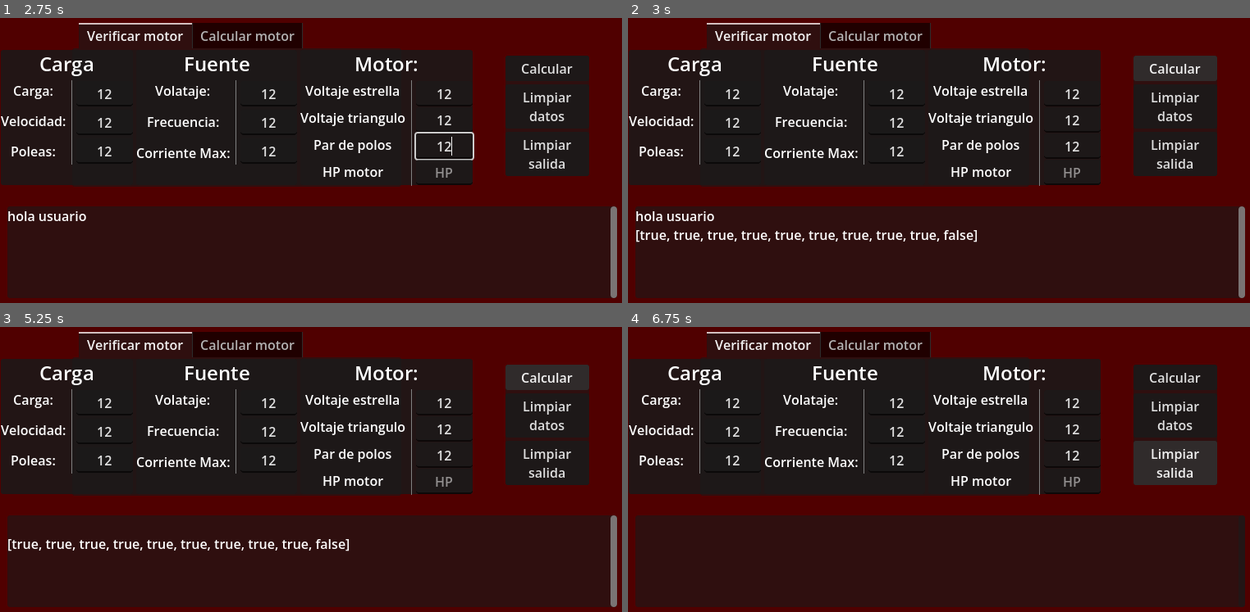
Above: before the commit, frames 1-4 (two rows, left to right).
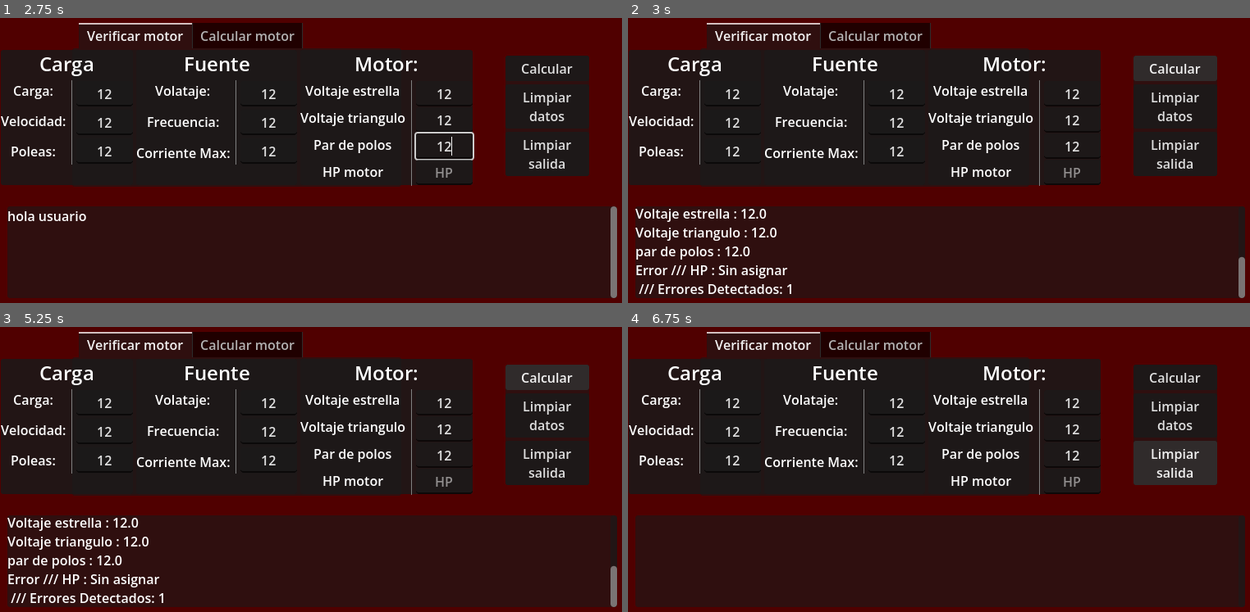
Above: after the commit, the same moments.

Repository: Red-Fox360/Proyecto-calculadora_motor
Game: Godot game, scene res://motor_trifasico.tscn
Same seed, same stepped clock (60 frames per second), same inputs: the game is played once before the commit and once after it.
Inputs (mouse positions are in pixels of both pictures, inside the frame that each line leads up to):
- Up to frame 1 (2.75 s): click (105, 94) at 0.52 s; type "12" at 0.6 s; click (105, 123) at 0.75 s; type "12" at 0.83 s; click (105, 151) at 0.98 s; type "12" at 1.07 s; click (267, 94) at 1.27 s; type "12" at 1.35 s; click (267, 123) at 1.5 s; type "12" at 1.58 s; click (267, 151) at 1.73 s; type "12" at 1.82 s; click (441, 94) at 2.02 s; type "12" at 2.1 s; click (441, 120) at 2.25 s; type "12" at 2.33 s; click (441, 146) at 2.48 s; type "12" at 2.57 s
- Up to frame 2 (3 s): click "Calcular" at 2.75 s
- Up to frame 3 (5.25 s): click "Limpiar datos" at 3.5 s; click "Limpiar salida" at 4.25 s; click "Calcular" at 5 s
- Up to frame 4 (6.75 s): click "Limpiar datos" at 5.75 s; click "Limpiar salida" at 6.5 s

Frame 1 is identical in both runs. In frame 2, 2.6% of the frame differs, in the area x 1-100%, y 66-97%; in frame 3, 2.5%; in frame 4, nothing differs.

Commit message:
14/11/2026: fix code motor_trifasico.gd

Diff:
--- a/motor_trifasico.gd
+++ b/motor_trifasico.gd
@@ -2,9 +2,16 @@
 
 @export var Salida_texto:RichTextLabel
 @export var Selection_tab:TabContainer
+var errores: int = 0
+
+@onready var Verificar_texto_1:Dictionary = {"Carga":Carga, "Velocidad":Velocidad,
+	"Poelas":Poleas, "Voltaje":Voltaje, "Frecuencia":Frecuencia,
+	"Corriente":Corriente, "Voltaje estrella":Voltaje_estrella,
+	"Voltaje triangulo":Voltaje_triangulo, "par de polos":Par_polos,
+	"HP":HP} # Verificar lineas de texto del caso 1
 
 #region / variables del caso 1
-@export var Masa:LineEdit # Kg carga
+@export var Carga:LineEdit # Kg carga
 @export var Velocidad:LineEdit # Velocidad metros por segundo (ms)
 @export var Poleas:LineEdit # Cantidad de poleas
 
@@ -13,14 +20,12 @@
 @export var Corriente:LineEdit # Corriente maxima del motor
 
 @export var Voltaje_estrella:LineEdit
-@export var Voltaje_delta:LineEdit
+@export var Voltaje_triangulo:LineEdit
 @export var Par_polos:LineEdit
 @export var HP:LineEdit
 
 
 #endregion
-
-var Mensaje_salida:= []
 
 func _ready():
 	pass
@@ -28,19 +33,22 @@
 
 func _on_botoncalculo_pressed() -> void:
 	var Current_selection = Selection_tab.current_tab
-	var Verificar_texto_1 = [Masa.text, Velocidad.text, Poleas.text,
-	Voltaje.text, Frecuencia.text, Corriente.text, Voltaje_estrella.text,
-	Voltaje_delta.text, Par_polos.text, HP.text] # Verificar lineas de texto del caso 1
 	if Current_selection == 0:
+		Salida_texto.newline()
+		Salida_texto.add_text("///===///")
 		for i in Verificar_texto_1:
-			print(i)
-			if i == "":
-				Mensaje_salida.append(false)
+			var texto:String = Verificar_texto_1[i].text.strip_edges()
+			if texto.is_empty():
+				Salida_texto.add_text("Error /// %s : Sin asignar\n" % i)
+				errores += 1
+			elif !texto.is_valid_float():
+				Salida_texto.add_text("Error /// %s : Valor no numérico : (%s)\n" % [i, texto])
+				errores += 1
 			else:
-				Mensaje_salida.append(true)
-		Salida_texto.newline()
-		Salida_texto.add_text(str(Mensaje_salida))
-		Mensaje_salida.clear()
+				Salida_texto.add_text("%s : %s\n" % [i, texto.to_float()])
+		if errores != 0:
+			Salida_texto.add_text(" /// Errores Detectados: %d" % errores)
+			errores = 0
 	else:
 		pass
 
--- a/motor_trifasico.tscn
+++ b/motor_trifasico.tscn
@@ -4,7 +4,7 @@
 [ext_resource type="Script" uid="uid://beyq1d5ltqrvn" path="res://calculadora.gd" id="2_c4hpf"]
 [ext_resource type="Script" uid="uid://dpaex35e813ca" path="res://verificar_motor.gd" id="3_2ldxg"]
 
-[node name="Motor-trifasico" type="Control" unique_id=1614836647 node_paths=PackedStringArray("Salida_texto", "Selection_tab", "Masa", "Velocidad", "Poleas", "Voltaje", "Frecuencia", "Corriente", "Voltaje_estrella", "Voltaje_delta", "Par_polos", "HP")]
+[node name="Motor-trifasico" type="Control" unique_id=1614836647 node_paths=PackedStringArray("Salida_texto", "Selection_tab", "Carga", "Velocidad", "Poleas", "Voltaje", "Frecuencia", "Corriente", "Voltaje_estrella", "Voltaje_triangulo", "Par_polos", "HP")]
 layout_mode = 3
 anchors_preset = 15
 anchor_right = 1.0
@@ -14,14 +14,14 @@
 script = ExtResource("1_xxd2h")
 Salida_texto = NodePath("output-panel/RichTextLabel")
 Selection_tab = NodePath("TabContainer")
-Masa = NodePath("TabContainer/Verificar motor/PanelContainer/HBoxContainer/Carga/VBoxContainer/HBoxContainer/Valores-carga/Kg")
+Carga = NodePath("TabContainer/Verificar motor/PanelContainer/HBoxContainer/Carga/VBoxContainer/HBoxContainer/Valores-carga/Kg")
 Velocidad = NodePath("TabContainer/Verificar motor/PanelContainer/HBoxContainer/Carga/VBoxContainer/HBoxContainer/Valores-carga/Velocidad")
 Poleas = NodePath("TabContainer/Verificar motor/PanelContainer/HBoxContainer/Carga/VBoxContainer/HBoxContainer/Valores-carga/Poleas")
 Voltaje = NodePath("TabContainer/Verificar motor/PanelContainer/HBoxContainer/Fuente/Labels-fuente/HBoxContainer/Valores-fuente/Voltaje")
 Frecuencia = NodePath("TabContainer/Verificar motor/PanelContainer/HBoxContainer/Fuente/Labels-fuente/HBoxContainer/Valores-fuente/Frecuencia")
 Corriente = NodePath("TabContainer/Verificar motor/PanelContainer/HBoxContainer/Fuente/Labels-fuente/HBoxContainer/Valores-fuente/Corriente")
 Voltaje_estrella = NodePath("TabContainer/Verificar motor/PanelContainer/HBoxContainer/Motor/VBoxContainer/HBoxContainer/Valores-motor/Voltaje-estrella")
-Voltaje_delta = NodePath("TabContainer/Verificar motor/PanelContainer/HBoxContainer/Motor/VBoxContainer/HBoxContainer/Valores-motor/Voltaje-triangulo")
+Voltaje_triangulo = NodePath("TabContainer/Verificar motor/PanelContainer/HBoxContainer/Motor/VBoxContainer/HBoxContainer/Valores-motor/Voltaje-triangulo")
 Par_polos = NodePath("TabContainer/Verificar motor/PanelContainer/HBoxContainer/Motor/VBoxContainer/HBoxContainer/Valores-motor/Par-de-polos")
 HP = NodePath("TabContainer/Verificar motor/PanelContainer/HBoxContainer/Motor/VBoxContainer/HBoxContainer/Valores-motor/HP-motor")
 
@@ -34,10 +34,12 @@
 [node name="Calcular-motor" type="Node" parent="." unique_id=1580241876]
 
 [node name="ColorRect" type="ColorRect" parent="." unique_id=455429002]
-layout_mode = 0
+layout_mode = 1
+anchors_preset = -1
+anchor_right = 1.0
+anchor_bottom = 1.006
 offset_top = -3.0
-offset_right = 770.0
-offset_bottom = 352.0
+offset_bottom = -0.1000061
 color = Color(0.3137255, 0, 0, 1)
 
 [node name="TabContainer" type="TabContainer" parent="." unique_id=1171728779]
